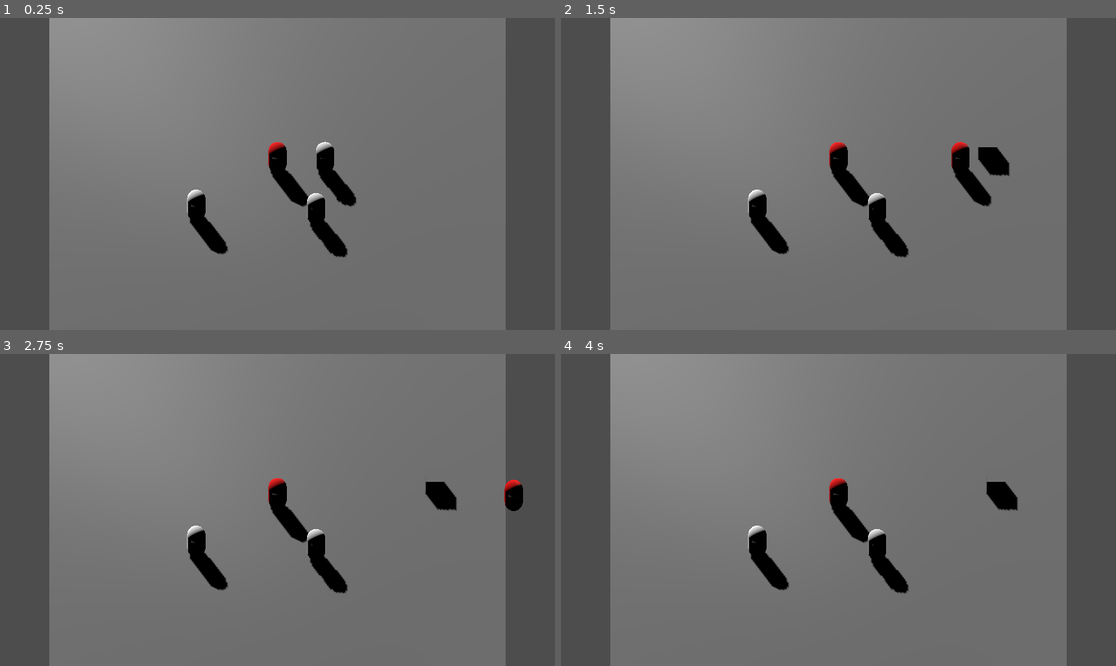
Above: before the commit, frames 1-4 (two rows, left to right).
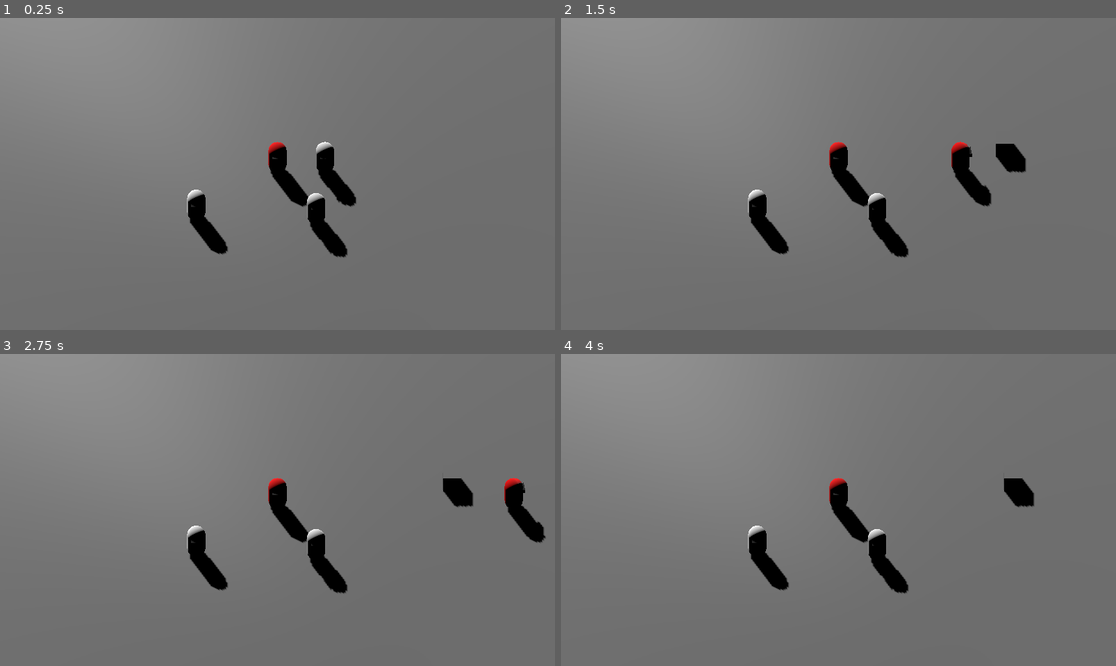
Above: after the commit, the same moments.

Repository: Eryans/godotwildjam_parasite
Game: Godot game, scene res://scenes/main.tscn
Same seed, same stepped clock (60 frames per second), same inputs: the game is played once before the commit and once after it.
Inputs (mouse positions are in pixels of both pictures, inside the frame that each line leads up to):
- Up to frame 1 (0.25 s): no input
- Up to frame 2 (1.5 s): tap Enter (ui_accept) at 0.5, 0.6, 0.77, 1.07, 1.35 s; move the mouse to (960, 158) at 0.52 s; hold Right (ui_right) 0.53-1.28 s; move the mouse to (727, 189) at 1.27 s; hold Down (ui_down) from 1.28 s (still down)
- Up to frame 3 (2.75 s): tap Enter (ui_accept) at 1.52, 1.82, 2.1 s; move the mouse to (333, 441) at 2.02 s; release Down (ui_down) at 2.03 s; hold Right (ui_right) from 2.03 s (still down)
- Up to frame 4 (4 s): move the mouse to (810, 572) at 2.77 s; release Right (ui_right) at 2.78 s; hold Up (ui_up) 2.78-3.53 s; tap Enter (ui_accept) at 2.85, 3.02, 3.32, 3.5, 3.6, 3.77 s; move the mouse to (1005, 556) at 3.52 s; hold Left (ui_left) from 3.53 s (still down)

The runs differ from the first frame. In frame 1, 18% of the frame differs, in the area x 0-100%, y 0-100%; in frame 2, 18%; in frame 3, 18%; in frame 4, 18%.

Commit message:
feat: :sparkles: current host mesh look at mouse direction

Diff:
--- a/scenes/main.tscn
+++ b/scenes/main.tscn
@@ -16,7 +16,7 @@
 use_collision = true
 collision_layer = 3
 collision_mask = 3
-size = Vector3(25, 0.25, 25)
+size = Vector3(45, 0.25, 45)
 
 [node name="Camera3D" type="Camera3D" parent="."]
 transform = Transform3D(1, 0, 0, 0, 0.707107, 0.707107, 0, -0.707107, 0.707107, 0, 7, 7.5)
--- a/scenes/person.tscn
+++ b/scenes/person.tscn
@@ -29,9 +29,10 @@
 mesh = SubResource("CapsuleMesh_3x6ol")
 surface_material_override/0 = SubResource("StandardMaterial3D_avi5l")
 
-[node name="MeshInstance3D2" type="MeshInstance3D" parent="."]
+[node name="MeshInstance3D2" type="MeshInstance3D" parent="body"]
 transform = Transform3D(1, 0, 0, 0, 1, 0, 0, 0, 1, 0, 0.354, 0.469524)
 mesh = SubResource("BoxMesh_1pwpn")
+skeleton = NodePath("../..")
 surface_material_override/0 = SubResource("StandardMaterial3D_6bmcb")
 
 [node name="Hitbox" type="Area3D" parent="."]
--- a/scripts/class/person.gd
+++ b/scripts/class/person.gd
@@ -14,7 +14,6 @@
 
 
 func _physics_process(delta):
-	# Add the gravity.
 	if not is_on_floor():
 		velocity.y -= gravity * delta
 	move_and_slide()
--- a/scripts/main.gd
+++ b/scripts/main.gd
@@ -18,23 +18,30 @@
 
 # Called every frame. 'delta' is the elapsed time since the previous frame.
 func _process(_delta):
+	var look_at_direction = shoot_ray()
 	if current_host:
 		if Input.is_action_just_pressed("ui_accept"):
 			var parasite: Parasite = parasite_scn.instantiate()
 			parasite.connect("infect_person", _on_parasite_infect_person)
 			add_child(parasite)
-			parasite.global_transform.origin = current_host.global_transform.origin
-			var parasite_direction = shoot_ray().position - parasite.global_transform.origin
+			# Make the parasite start a little bit higher for a better shooting angle
+			parasite.global_transform.origin = current_host.global_transform.origin + Vector3.UP
+			var parasite_direction = (
+				(look_at_direction + Vector3.UP) - (parasite.global_transform.origin)
+			)
+			print(parasite_direction.normalized())
+			print("no normalize", parasite_direction)
+
 			parasite.shoot(parasite_direction.normalized())
 			current_host = null
 			return
-
-		# Get the input direction and handle the movement/deceleration.
+		# current_host.look_at(-shoot_ray().position, Vector3.UP)
+		current_host.mesh.rotation.y = lerp_angle(
+			current_host.rotation.y, atan2(look_at_direction.x, look_at_direction.z), 1
+		)  # Get the input direction and handle the movement/deceleration.
 		# As good practice, you should replace UI actions with custom gameplay actions.
 		var input_dir = Input.get_vector("ui_left", "ui_right", "ui_up", "ui_down")
-		var direction = (
-			(current_host.transform.basis * Vector3(input_dir.x, 0, input_dir.y)).normalized()
-		)
+		var direction = Vector3(input_dir.x, 0, input_dir.y).normalized()
 		if direction:
 			current_host.velocity.x = direction.x * SPEED
 			current_host.velocity.z = direction.z * SPEED
@@ -43,7 +50,7 @@
 			current_host.velocity.z = move_toward(current_host.velocity.z, 0, SPEED)
 
 
-func shoot_ray() -> Dictionary:
+func shoot_ray() -> Vector3:
 	var mouse_pos: Vector2 = get_viewport().get_mouse_position()
 	var ray_length: int = 1000
 	var from: Vector3 = camera.project_ray_origin(mouse_pos)
@@ -52,10 +59,14 @@
 	var ray_query: PhysicsRayQueryParameters3D = PhysicsRayQueryParameters3D.new()
 	ray_query.from = from
 	ray_query.to = to
-	return space.intersect_ray(ray_query)
+	ray_query.collision_mask = 2
+	var result: Dictionary = space.intersect_ray(ray_query)
+	if result.has("position"):
+		return result.position
+	return Vector3()
 
 
-func _on_parasite_infect_person(person:Person):
+func _on_parasite_infect_person(person: Person):
 	person.set_infected()
 	current_host = person
 	pass
